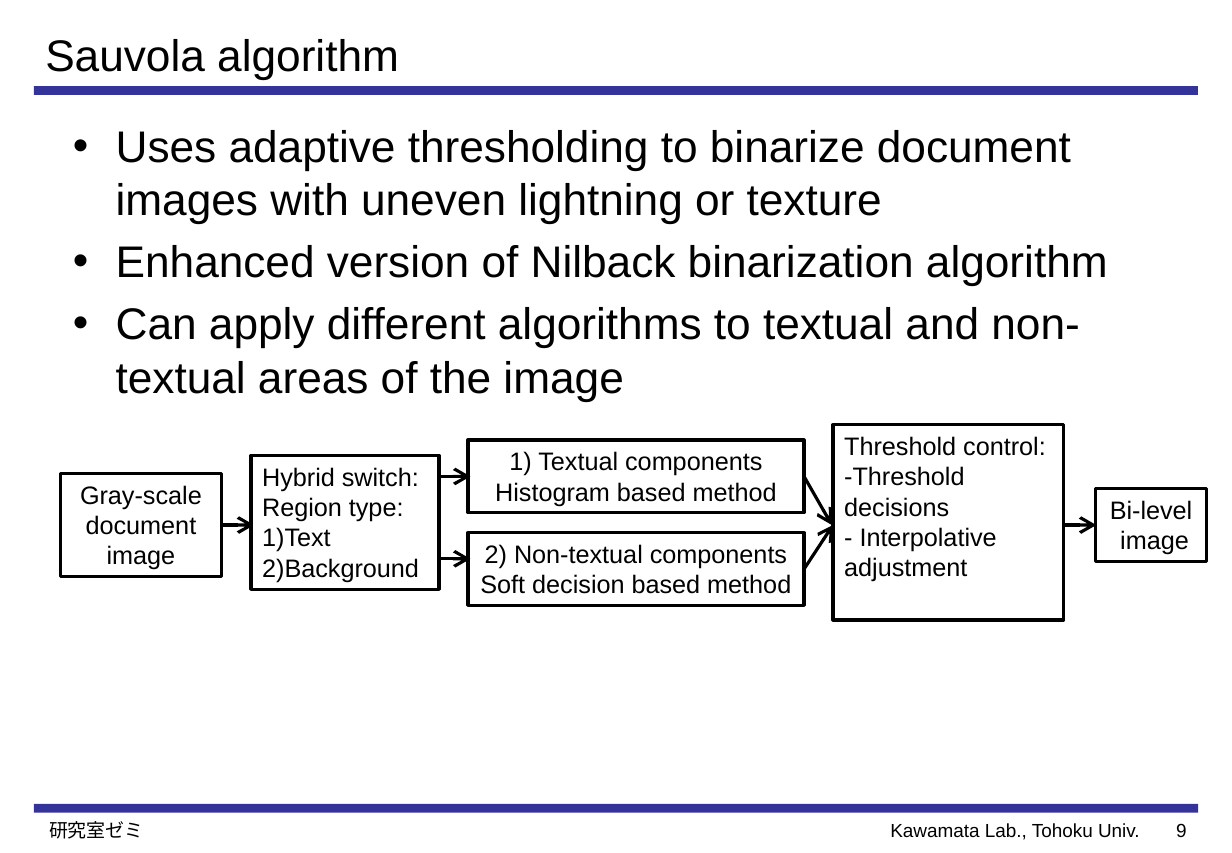
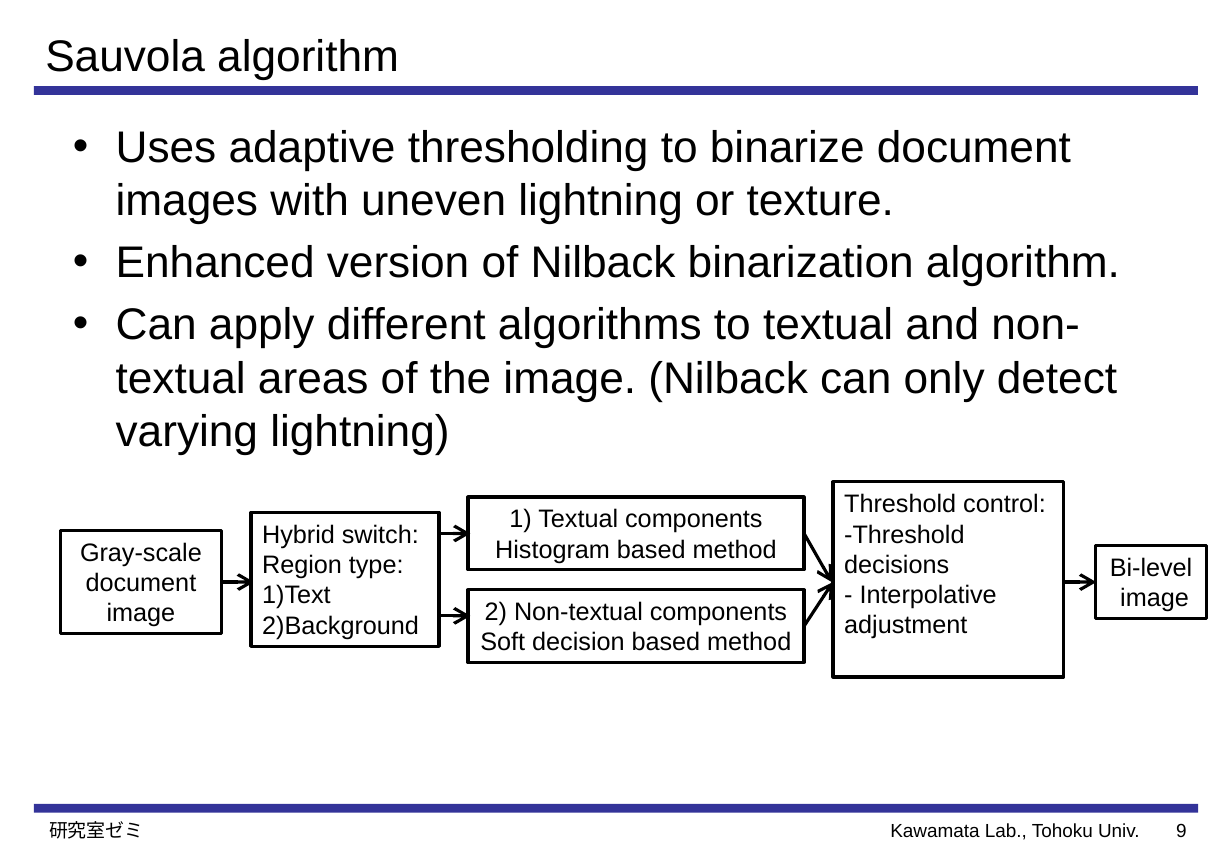
Before and after one commit to Perttu-/Handwriting-recognition, a slide deck: slide 10 of reports & presentations/Preprocessing and Feature Extraction for.pptx. Drawn at 1232x853 pixels with LibreOffice and Linux fonts; fonts in the diff are those of the drawing. Boxes give left, top, right and bottom in pixels: in the first picture for what was removed or moved away, otherwise in the second. Text is boxed around its words. In the diff, an @@ line names an element or a change of style, - is before the commit and + after.

Commit message:
presentation and also some new images

```diff
--- a/reports & presentations/Preprocessing and Feature Extraction for.pptx
+++ b/reports & presentations/Preprocessing and Feature Extraction for.pptx
@@ text at [116, 130, 1120, 454]: text changed @@
-• Uses adaptive thresholding to binarize document images with uneven lightning or texture
-• Enhanced version of Nilback binarization algorithm
-• Can apply different algorithms to textual and non-textual areas of the image
+• Uses adaptive thresholding to binarize document images with uneven lightning or texture.
+• Enhanced version of Nilback binarization algorithm.
+• Can apply different algorithms to textual and non-textual areas of the image. (Nilback can only detect varying lightning)
@@ rectangle "Hybrid switch:": place and size @@
-rectangle "Hybrid switch:" at [251, 455, 439, 589]
+rectangle "Hybrid switch:" at [251, 513, 439, 647]
@@ rectangle "2) Non-textual components": place and size @@
-rectangle "2) Non-textual components" at [469, 532, 804, 605]
+rectangle "2) Non-textual components" at [469, 590, 804, 663]
@@ 6 arrows, 4 rectangles: place and size @@
-6 arrows, 4 rectangles at [60, 425, 1207, 621]
+6 arrows, 4 rectangles at [60, 482, 1207, 678]
```
Also in this commit, not shown: 9 other slides changed, 12 slides added, 11 other files.
